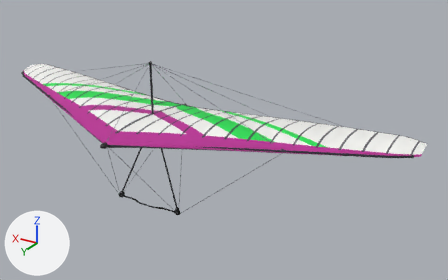
The glTF model assets/models/glider_moyes_litesport.glb: old version first, new version second.
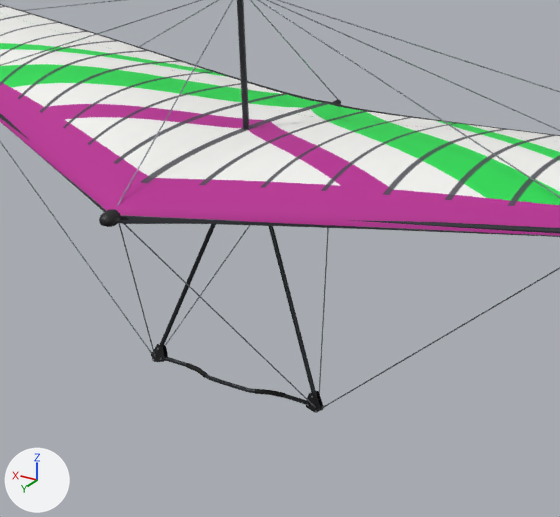
Each version is shown whole from a 50 mm camera at (-6.87, 8.81, 4.43) aimed at (-1.17, -0.68, -0.32), then close up on the part from 14% to 59% of the width and 24% to 90% of the height. Arrows for +X, +Y and +Z are at lower left; the lights stay in place. The last two pictures show the newer version. Vertices at exactly the same position are counted once.

In view in the first close-up: 'ControlFrame', 'Frame', 'Sail'.
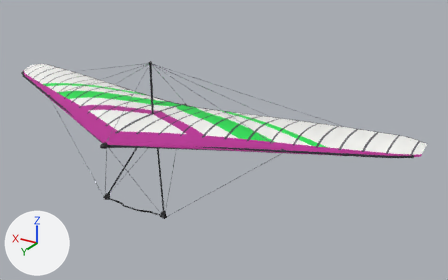
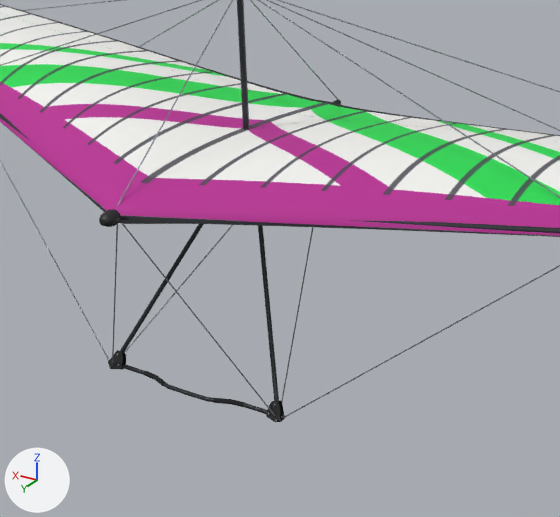
The change in detail:
me_controlframe is used by ob_controlframe; location (0.0, 0.0, 0.0).
me_controlframe had 1912 vertices, 3516 faces and spanned x -2.79..2.79, y -1.06..1.34, z -1.65..0.09.
me_controlframe now has 1912 vertices, 3516 faces and spans x -2.79..2.79, y -1.06..1.34, z -1.51..0.09.
me_controlframe part 1: the loose piece of 42 vertices spanning x -0.74..-0.63, y 0.23..0.26, z -1.65..-1.51 is scaled about its middle by (1, 2.58, 0.908), then moved by (0.0, 0.44, 0.14).
me_controlframe part 2: the loose piece of 42 vertices spanning x -0.74..-0.63, y 0.27..0.3, z -1.64..-1.5 is scaled about its middle by (1, 2.58, 0.908), then moved by (0.0, 0.44, 0.15).
me_controlframe part 3: the loose piece of 42 vertices spanning x 0.63..0.74, y 0.27..0.3, z -1.64..-1.5 is scaled about its middle by (1, 2.58, 0.908), then moved by (0.0, 0.44, 0.15).
me_controlframe part 4: the loose piece of 42 vertices spanning x 0.63..0.74, y 0.23..0.26, z -1.65..-1.51 is scaled about its middle by (1, 2.58, 0.908), then moved by (0.0, 0.44, 0.14).
me_controlframe part 5: 788 of the vertices in x -0.79..0.79, y 0.22..0.35, z -1.65..-1.57 are multiplied about their middle by the matrix ((1.0, 0.0, 0.0), (0.0, 0.99, -0.285), (0.0, 0.06, 0.918)), then moved by (0.0, 0.23, 0.08).
Other edits to the shape of me_controlframe do not show in these pictures.

Where the change shows, as pixel boxes [x1, y1, x2, y2] in the close-ups (560 x 517 px; the box of a moved part takes in the faces that stretch with it):
'ControlFrame', reshaped: before [0, 141, 560, 413]; after [0, 160, 560, 422]
part 1 of me_controlframe, moved or reshaped: before [316, 391, 323, 411]; after [278, 401, 284, 422]
part 2 of me_controlframe, moved or reshaped: before [306, 393, 319, 413]; after [266, 401, 281, 422]
part 3 of me_controlframe, moved or reshaped: before [152, 344, 164, 362]; after [109, 350, 123, 369]
part 4 of me_controlframe, moved or reshaped: before [163, 345, 168, 361]; after [121, 353, 126, 369]
part 5 of me_controlframe, moved or reshaped: before [0, 141, 560, 411]; after [0, 160, 560, 421]
